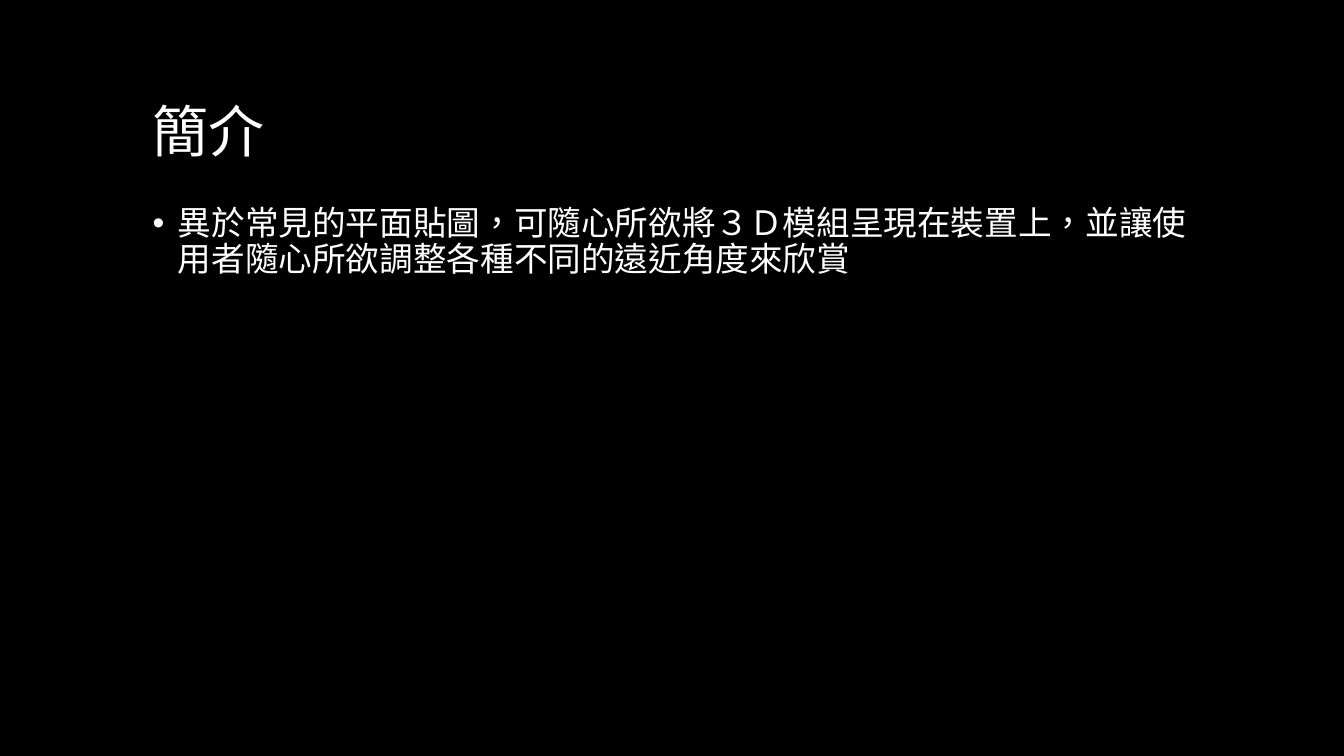
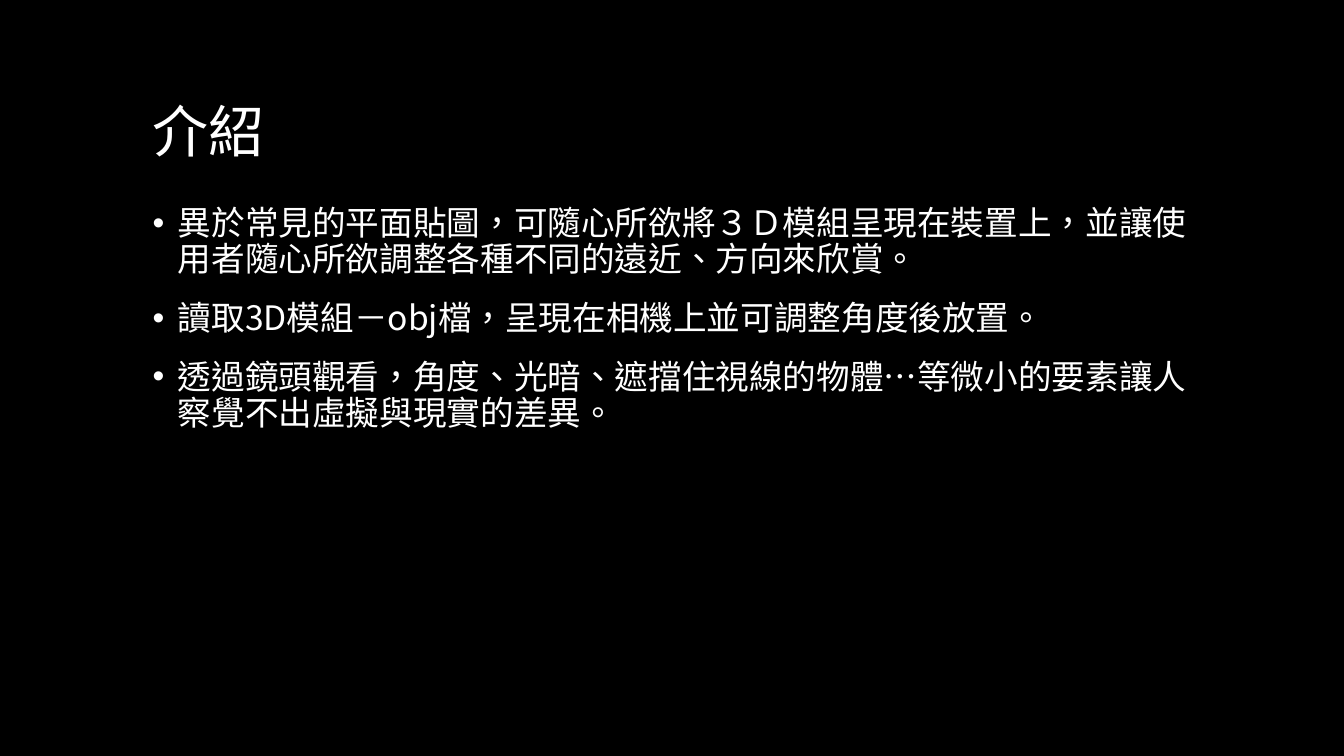
Before and after one commit to Heyyeyaaeyaaaeyaeyaa/baikaeshida, a slide deck: slide 2 of 專題的成長史/傢備封環(暫定).pptx. Drawn at 1344x756 pixels with LibreOffice and Linux fonts; fonts in the diff are those of the drawing; background and template pictures are left out. Boxes give left, top, right and bottom in pixels: in the first picture for what was removed or moved away, otherwise in the second. Text is boxed around its words. In the diff, an @@ line names an element or a change of style, - is before the commit and + after.

Commit message:
ppt 2次修改
簡介->介紹

```diff
--- a/專題的成長史/傢備封環(暫定).pptx
+++ b/專題的成長史/傢備封環(暫定).pptx
@@ title at (153,105,265,157): text changed @@
-簡介
+介紹
@@ text at (178,206,1186,428): text changed @@
-• 異於常見的平面貼圖，可隨心所欲將３Ｄ模組呈現在裝置上，並讓使用者隨心所欲調整各種不同的遠近角度來欣賞
+• 異於常見的平面貼圖，可隨心所欲將３Ｄ模組呈現在裝置上，並讓使用者隨心所欲調整各種不同的遠近、方向來欣賞。
+• 讀取3D模組－obj檔，呈現在相機上並可調整角度後放置。
+• 透過鏡頭觀看，角度、光暗、遮擋住視線的物體…等微小的要素讓人察覺不出虛擬與現實的差異。
```
Also in this commit, not shown: 2 other slides changed.
